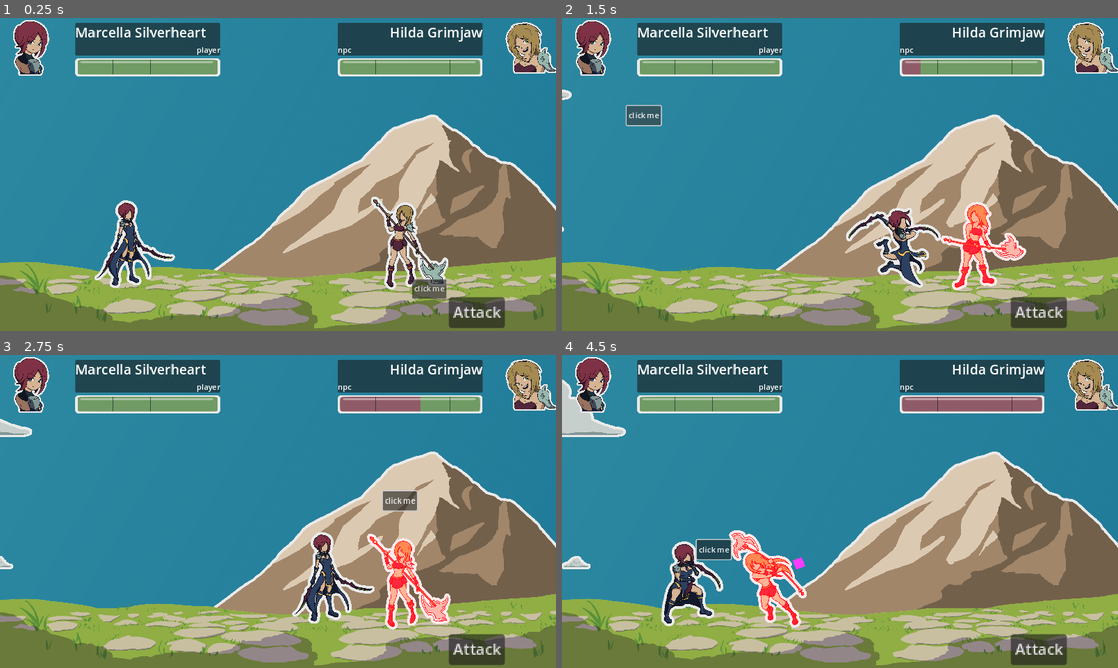
Above: before the commit, frames 1-4 (two rows, left to right).
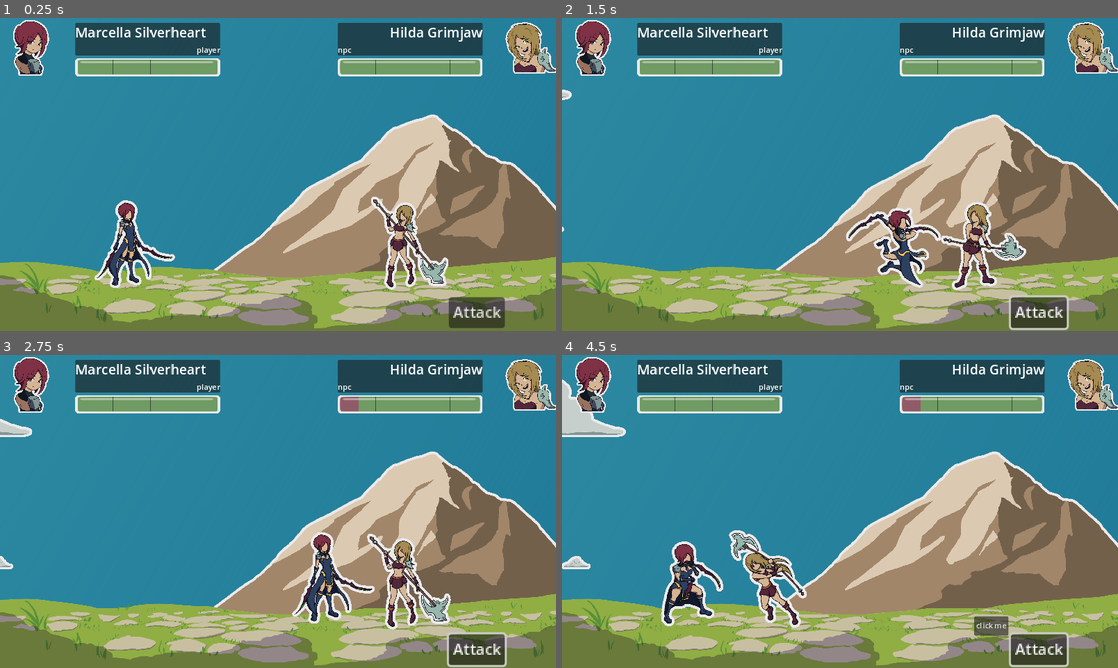
Above: after the commit, the same moments.

Repository: MajorZiploc/sticker_book_moments
Game: Godot game, scene res://lvls/battle_scene.tscn
Same seed, same stepped clock (60 frames per second), same inputs: the game is played once before the commit and once after it.
Inputs (mouse positions are in pixels of both pictures, inside the frame that each line leads up to):
- Up to frame 1 (0.25 s): no input
- Up to frame 2 (1.5 s): click "Attack" at 0.5 s; click (990, 290) at 1.25 s, where only the run before the commit has a clickable "click me"
- Up to frame 3 (2.75 s): tap Enter (ui_accept) at 2, 2.27 s; move the mouse to (400, 495) at 2.02 s; hold D (right) from 2.03 s (still down); hold F from 2.03 s (still down); click (400, 495) at 2.17 s
- Up to frame 4 (4.5 s): move the mouse to (728, 527) at 2.77 s; release D (right) at 2.78 s; release F at 2.78 s; hold S (down) 2.78-3.53 s; tap Space at 2.85, 4.35 s; tap Enter (ui_accept) at 3.02 s; move the mouse to (895, 442) at 3.52 s; hold D (right) 3.53-4.28 s; hold F 3.53-4.28 s; move the mouse to (812, 574) at 4.27 s; hold W (up) from 4.28 s (still down); click (812, 574) at 4.42 s

The runs differ from the first frame. In frame 1, 0.4% of the frame differs, in the area x 74-81%, y 83-90%; in frame 2, 1.9%; in frame 3, 2.3%; in frame 4, 3.2%, in the area x 24-92%, y 13-100%.

Commit message:
init qte in current battle loop

Diff:
--- a/lvls/battle_scene.gd
+++ b/lvls/battle_scene.gd
@@ -49,20 +49,23 @@
   $ui_root/ui/npc_info/hbox/bust,
 );
 @onready var path_parry_marker: Path2D = $path_parry_marker;
-@onready var path_parry_marker_path_follow: PathFollow2D = $path_parry_marker/path_follow;
+# @onready var path_parry_marker_path_follow: PathFollow2D = $path_parry_marker/path_follow;
 @onready var qte_container = $ui_root/ui/qte;
 @onready var qte_click_me_btn = $ui_root/ui/qte/click_me_btn;
 
 @export var is_player_turn = true;
 
-var parry_attempted = false;
-var parry_attempted_ratio = 0.0;
-var min_parry_ratio = 0.65;
-var max_parry_ratio = 1;
+var parried = false;
+# var parry_attempted = false;
+# var parry_attempted_ratio = 0.0;
+# var min_parry_ratio = 0.65;
+# var max_parry_ratio = 1;
 var player_init_position = Vector2(2, 0);
 var npc_init_position = Vector2(1020, 0);
 var attack_position_offset = Vector2(175, 0);
 var rng = RandomNumberGenerator.new();
+var qte_current_click_count = 0;
+var qte_click_total = 1;
 var qte_min_x = 100;
 var qte_max_x = 850;
 var qte_min_y = 160;
@@ -70,7 +73,7 @@
 
 # Called when the node enters the scene tree for the first time.
 func _ready():
-  qte_click_me_btn.visible = false;
+  qte_container.visible = false;
   _init_bg();
   player.unit_data = CombatUnitData.entries[CombatUnitData.Type.DUAL_HYBRID];
   npc.unit_data = CombatUnitData.entries[CombatUnitData.Type.TWO_HANDED_AXER];
@@ -91,14 +94,13 @@
   npc.path.curve.clear_points();
   for point in npc_path_points:
     npc.path.curve.add_point(point);
-    path_parry_marker.curve.add_point(point);
-  path_parry_marker_path_follow.progress_ratio = (min_parry_ratio + max_parry_ratio) / 2;
+    # path_parry_marker.curve.add_point(point);
+  # path_parry_marker_path_follow.progress_ratio = (min_parry_ratio + max_parry_ratio) / 2;
   path_parry_marker.visible = false;
   player.name.text = player.unit_data.name;
   npc.name.text = npc.unit_data.name;
   _update_unit_health_bar(player);
   _update_unit_health_bar(npc);
-  qte_click_me_btn.visible = true;
 
 func update_bust_texture(combat_unit: CombatUnit):
   var texture = load(combat_unit.unit_data.bust_path);
@@ -119,7 +121,8 @@
 
 # NOTE: in this func: is_player_turn actually means its enemy turn
 func attack_sequence(attacker: CombatUnit, defender: CombatUnit):
-  path_parry_marker.visible = is_player_turn;
+  # path_parry_marker.visible = is_player_turn;
+  qte_container.visible = is_player_turn;
   attacker.char.preatk();
   defender.char.readied();
   var tween = create_tween();
@@ -127,12 +130,13 @@
   await tween.finished;
   attacker.char.postatk();
   var damage_taker = defender;
-  if is_player_turn:
-    if parry_attempted and parry_attempted_ratio >= min_parry_ratio and parry_attempted_ratio <= max_parry_ratio:
-      damage_taker = attacker;
-      defender.char.postatk();
+  if is_player_turn and parried:
+    # if parry_attempted and parry_attempted_ratio >= min_parry_ratio and parry_attempted_ratio <= max_parry_ratio:
+    damage_taker = attacker;
+    defender.char.postatk();
   deal_damage_to(damage_taker);
-  path_parry_marker.visible = false;
+  # path_parry_marker.visible = false;
+  qte_container.visible = false;
   # HACK: to let the postatk frame show for a second
   await get_tree().create_timer(1).timeout;
   attacker.char.idle();
@@ -144,12 +148,13 @@
 func _on_attack_pressed():
   if is_player_turn and player.path_follow.progress_ratio == 0 and npc.path_follow.progress_ratio == 0:
     is_player_turn = !is_player_turn;
-    parry_attempted = false;
-    parry_attempted_ratio = 0.0;
+    parried = false;
+    qte_current_click_count = 0;
+    # parry_attempted_ratio = 0.0;
     full_round(player, npc);
-  elif !parry_attempted:
-    parry_attempted = true;
-    parry_attempted_ratio = npc.path_follow.progress_ratio;
+  # elif !parry_attempted:
+  #   parry_attempted = true;
+  #   parry_attempted_ratio = npc.path_follow.progress_ratio;
 
 func _init_bg_cloud_movements(clouds: Array[Sprite2D], start_x: float, end_x: float, total_move_secs: float, spacer: float):
   for cloud in clouds:
@@ -175,8 +180,11 @@
   _init_bg_cloud_movements(background.sm_clouds, -800, 2500, 90, 0.1);
 
 func _on_qte_click_me_btn_pressed():
-  qte_container.position = Vector2(
-    rng.randf_range(qte_min_x, qte_max_x),
-    rng.randf_range(qte_min_y, qte_max_y)
-  );
-  deal_damage_to(npc);
+  if qte_current_click_count < qte_click_total:
+    qte_current_click_count = qte_current_click_count + 1;
+    parried = qte_current_click_count == qte_click_total;
+    qte_container.position = Vector2(
+      rng.randf_range(qte_min_x, qte_max_x),
+      rng.randf_range(qte_min_y, qte_max_y)
+    );
+    qte_container.visible = !parried;
